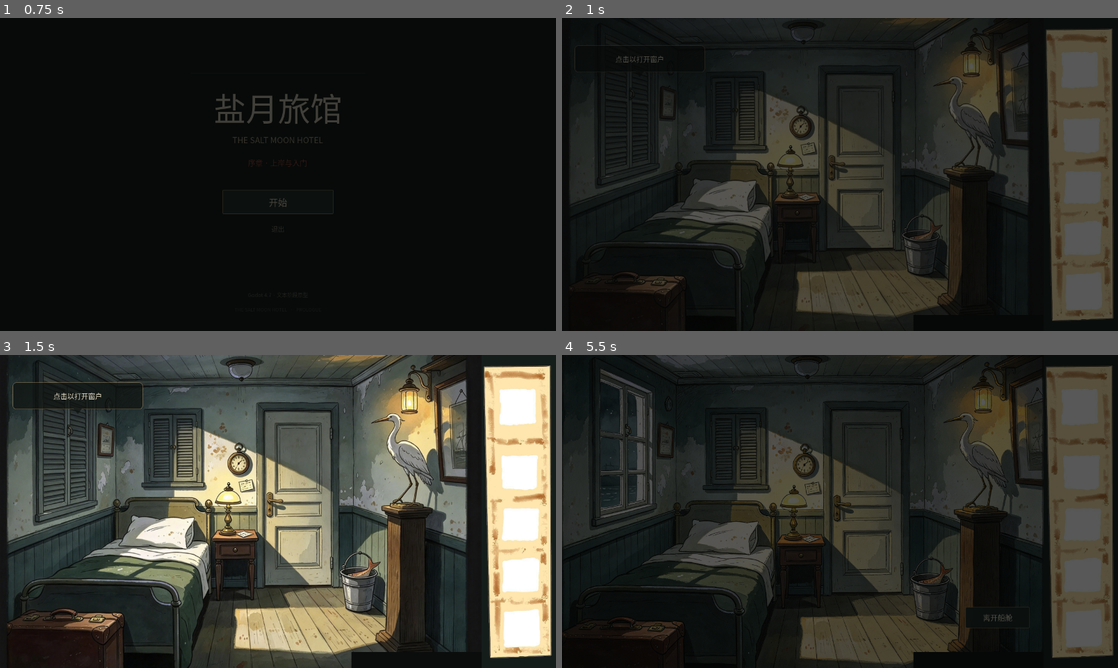
Above: before the commit, frames 1-4 (two rows, left to right).
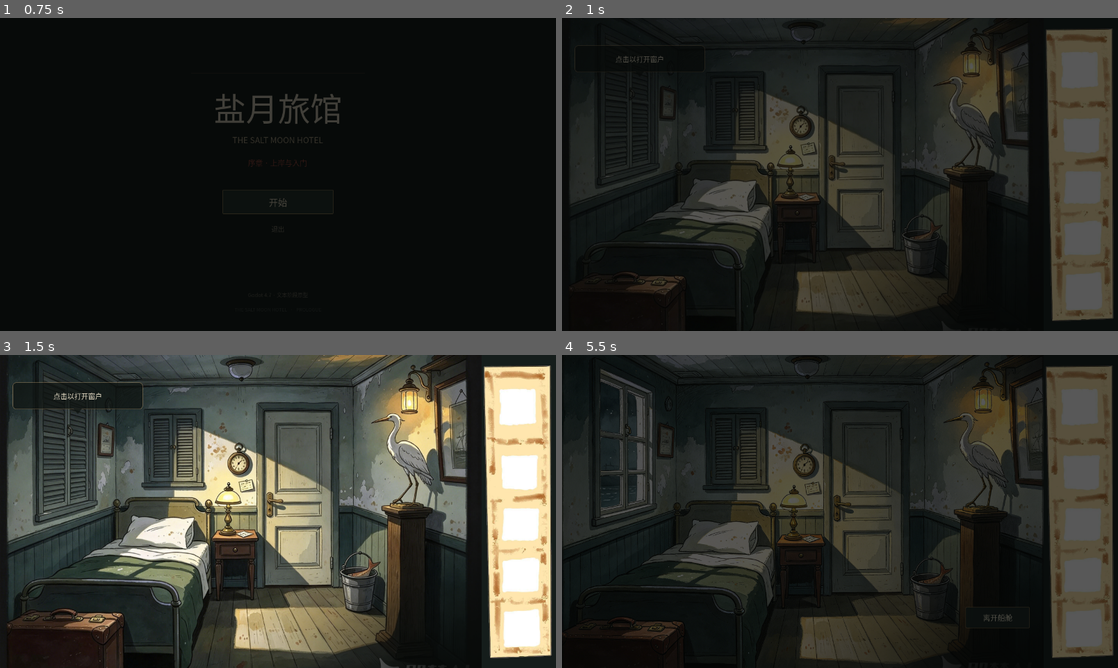
Above: after the commit, the same moments.

Repository: CorinJing/gugu_gaga
Game: Godot game, scene res://scenes/main.tscn
Same seed, same stepped clock (60 frames per second), same inputs: the game is played once before the commit and once after it.
Inputs (mouse positions are in pixels of both pictures, inside the frame that each line leads up to):
- Up to frame 1 (0.75 s): click "开始" at 0.5 s
- Up to frame 2 (1 s): no input
- Up to frame 3 (1.5 s): move the mouse to (400, 495) at 1.27 s; click (400, 495) at 1.42 s
- Up to frame 4 (5.5 s): tap Enter at 2, 3.5, 5 s; drag from (728, 527) to (812, 574) at 2.02 s; tap Space at 2.75, 4.25 s; move the mouse to (895, 442) at 2.77 s; click (895, 442) at 2.92 s; drag from (812, 574) to (673, 464) at 3.52 s; move the mouse to (1006, 558) at 4.27 s; click (1006, 558) at 4.42 s; drag from (673, 464) to (756, 433) at 5.02 s

Frame 1 is identical in both runs. In frame 2, 0.8% of the frame differs, in the area x 57-72%, y 80-95%; in frame 3, 4.8%, in the area x 48-84%, y 57-100%; in frame 4, 1.4%.

Commit message:
fix: 移除右下角黑色遮挡块

Diff:
--- /dev/null
+++ b/assets/shaders/watermark_vignette.gdshader
@@ -0,0 +1,9 @@
+shader_type canvas_item;
+
+// Soft bottom-right vignette that hides the AI watermark without a hard box.
+void fragment() {
+	vec2 uv = UV;
+	float d = distance(uv, vec2(1.0, 1.0));
+	float a = smoothstep(0.58, 0.03, d) * 0.96;
+	COLOR = vec4(0.03, 0.04, 0.035, a);
+}
--- a/scenes/prologue/prologue_demo.tscn
+++ b/scenes/prologue/prologue_demo.tscn
@@ -2,6 +2,7 @@
 
 [ext_resource type="Script" path="res://scripts/prologue/prologue_demo.gd" id="1_demo"]
 [ext_resource type="PackedScene" path="res://scenes/ui/game_hud.tscn" id="2_hud"]
+[ext_resource type="Shader" path="res://assets/shaders/watermark_vignette.gdshader" id="3_vignette"]
 
 [sub_resource type="StyleBoxFlat" id="StyleBoxFlat_back"]
 bg_color = Color(0.0392157, 0.0509804, 0.0470588, 0.92)
@@ -27,6 +28,9 @@
 corner_radius_bottom_right = 22
 corner_radius_bottom_left = 22
 
+[sub_resource type="ShaderMaterial" id="ShaderMaterial_vignette"]
+shader = ExtResource("3_vignette")
+
 [node name="PrologueDemo" type="Control"]
 layout_mode = 3
 anchors_preset = 15
@@ -74,15 +78,6 @@
 expand_mode = 1
 stretch_mode = 5
 
-[node name="WatermarkMask" type="ColorRect" parent="Stage"]
-layout_mode = 0
-offset_left = 700.0
-offset_top = 640.0
-offset_right = 960.0
-offset_bottom = 720.0
-mouse_filter = 2
-color = Color(0.0392157, 0.0509804, 0.0470588, 1)
-
 [node name="CoinOverlay" type="TextureRect" parent="Stage"]
 unique_name_in_owner = true
 visible = false
@@ -211,6 +206,14 @@
 offset_right = 820.0
 offset_bottom = 570.0
 mouse_default_cursor_shape = 2
+
+[node name="WatermarkVignette" type="ColorRect" parent="Stage"]
+layout_mode = 0
+offset_right = 960.0
+offset_bottom = 720.0
+mouse_filter = 2
+material = SubResource("ShaderMaterial_vignette")
+color = Color(1, 1, 1, 1)
 
 [node name="GameHUD" parent="." instance=ExtResource("2_hud")]
 
Not shown, added: assets/shaders/watermark_vignette.gdshader.uid
Not shown, changed: 更新日志.md
